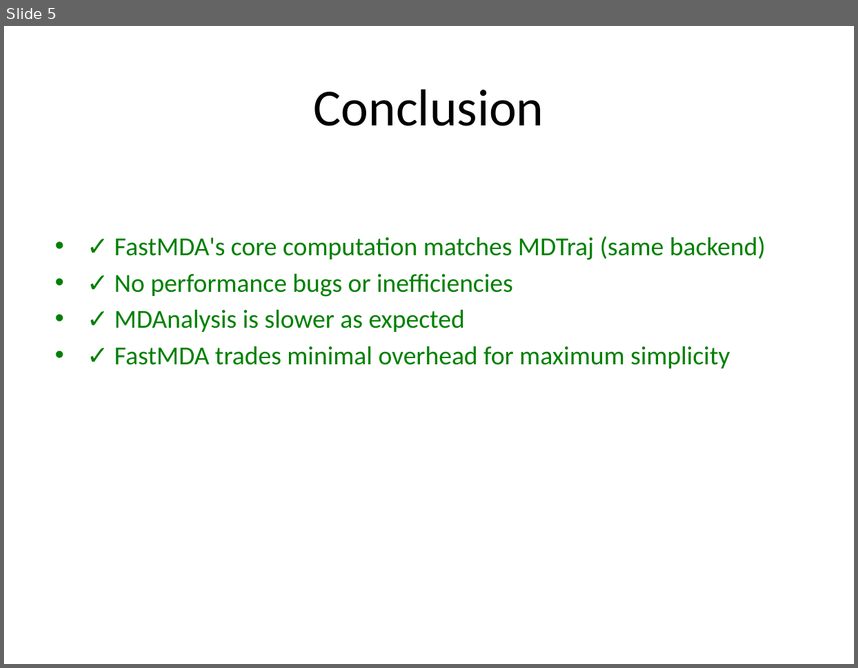
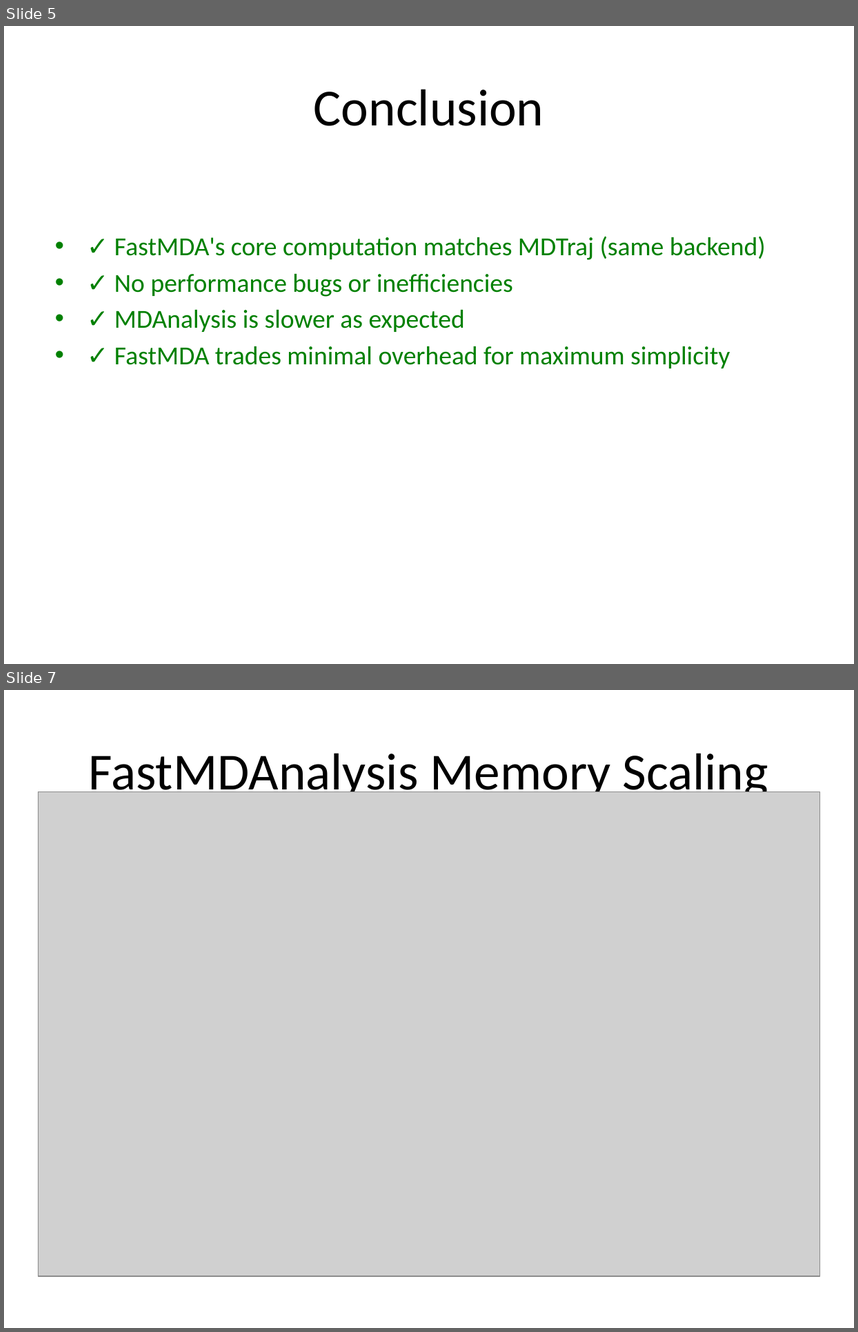
Before and after one commit to Paradoxicaly/FastMDAnalysis, a slide deck: benchmark_presentation.pptx. Shown one above the other, each under a label of ours: slide 5 before the commit, slides 5 and 7 after it; the slides between them are not shown. The pictures are 858x668 and 858x1332 pixels, drawn with LibreOffice and Linux fonts; fonts in the diff are those of the drawing; grey boxes stand for pictures. Boxes give left, top, right and bottom in pixels: in the first picture for what was removed or moved away, otherwise in the second. Text is boxed around its words. In the diff, an @@ line names an element or a change of style, - is before the commit and + after.

Commit message:
Add log-scale scaling plots and LOC assets

```diff
--- a/benchmark_presentation.pptx
+++ b/benchmark_presentation.pptx
@@ slide 7 added at (x1=4, y1=690, x2=854, y2=1328), background #FFFFFF @@
@@ title added at (x1=89, y1=753, x2=769, y2=801), 44 pt, text #000000 @@
+FastMDAnalysis Memory Scaling
@@ picture added at (x1=38, y1=792, x2=820, y2=1276) @@
```
Also in this commit, not shown: 8 other slides added, 7 other files.
